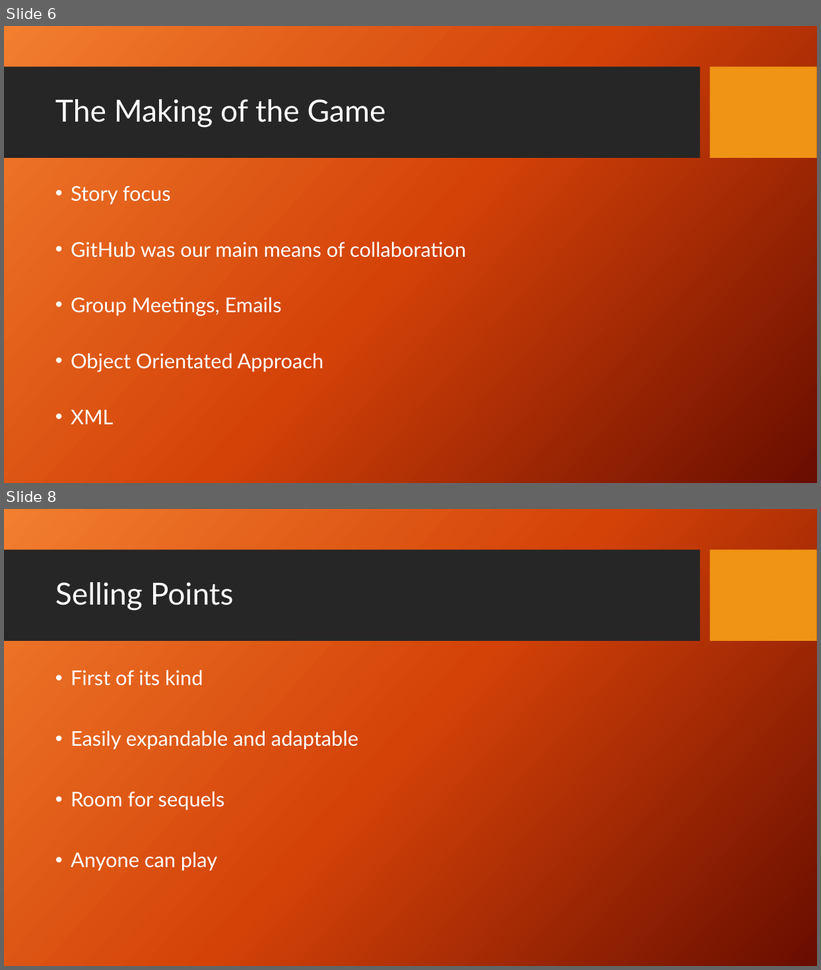
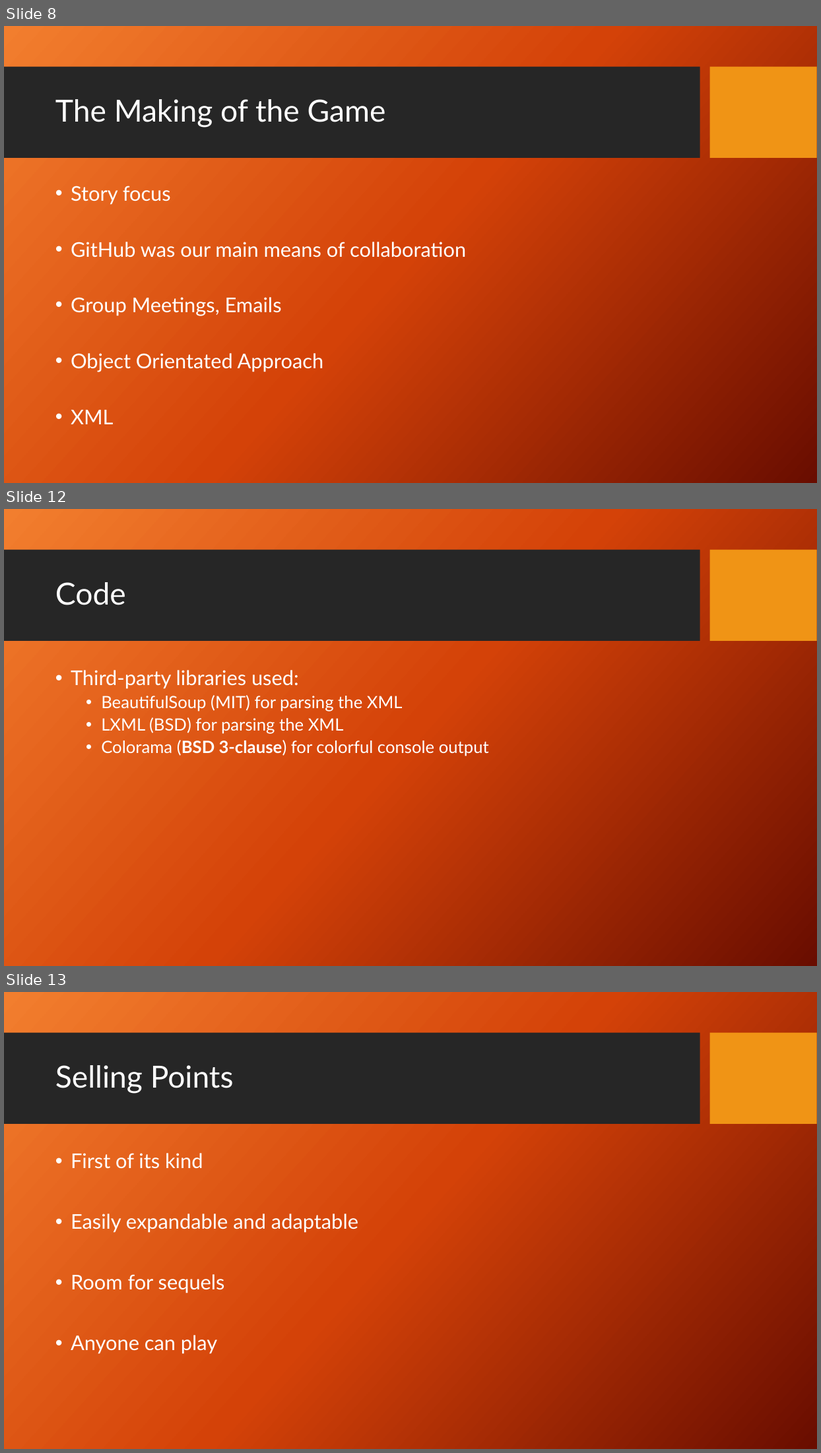
Before and after one commit to hmk3r/A-Day-in-the-Kremlin, a slide deck: A Day in the Kremlin.pptx. Shown one above the other, each under a label of ours: slides 6 and 8 before the commit, slides 8, 12 and 13 after it; the slides between them are not shown. The pictures are 821x970 and 821x1453 pixels, drawn with LibreOffice and Linux fonts; fonts in the diff are those of the drawing; background and template pictures are left out. Boxes give left, top, right and bottom in pixels: in the first picture for what was removed or moved away, otherwise in the second. Text is boxed around its words. In the diff, an @@ line names an element or a change of style, - is before the commit and + after.

Commit message:
Updated presentation

```diff
--- a/A Day in the Kremlin.pptx
+++ b/A Day in the Kremlin.pptx
@@ slide 12 added at [4, 509, 817, 966], background picture (left out); not listed: 2 template elements that a slide beside it also shows @@
@@ title added at [55, 582, 126, 605], 36 pt, text #FFFFFF @@
+Code
@@ text added at [71, 670, 489, 757], 20 pt, text #FFFFFF @@
+• Third-party libraries used:
+  • BeautifulSoup (MIT) for parsing the XML
+  • LXML (BSD) for parsing the XML
+  • Colorama (BSD 3-clause) for colorful console output
@@ what was slide 6 is now slide 8 @@
@@ what was slide 8 is now slide 13 @@
```
Also in this commit, not shown: 5 other slides added, 1 slide removed, 2 other files.
